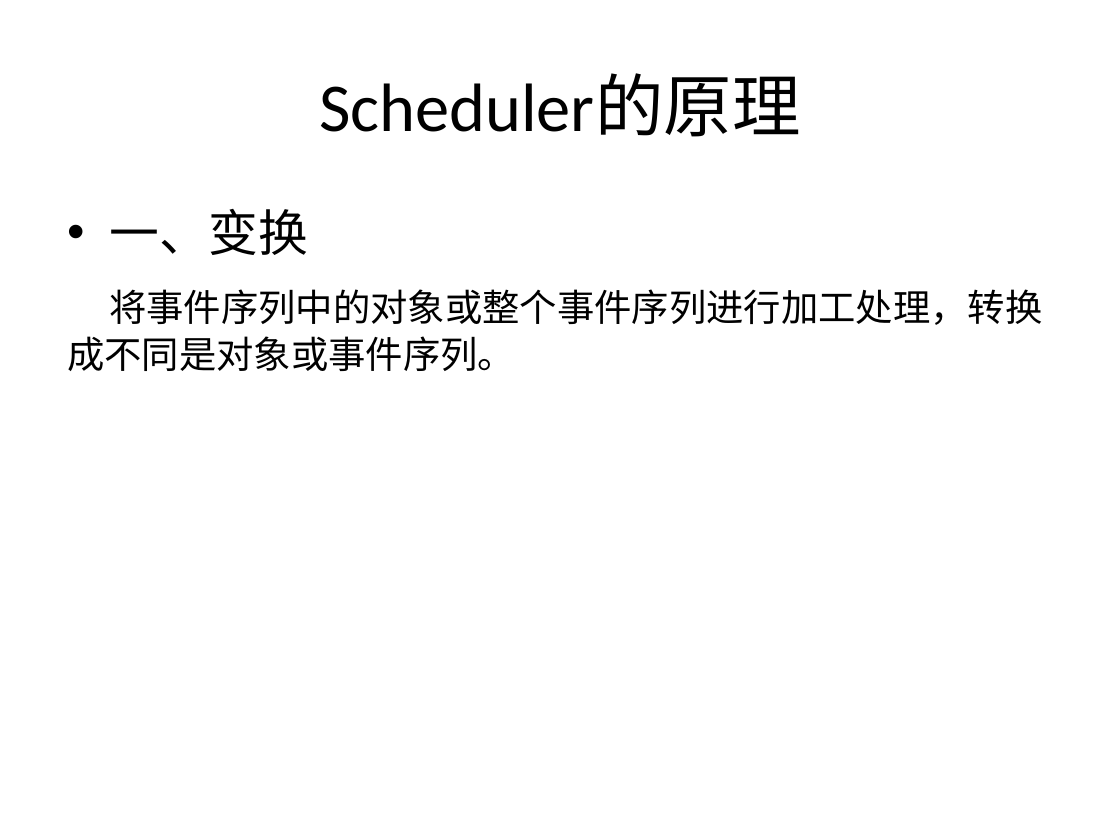
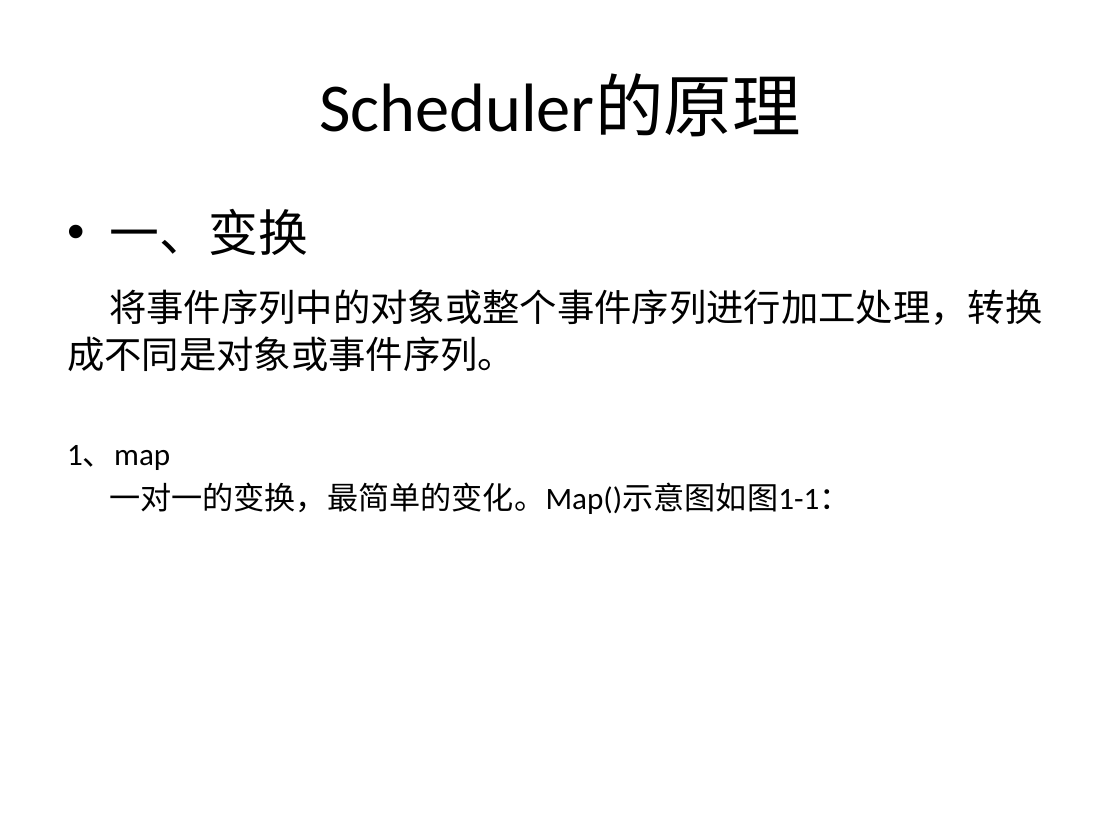
Before and after one commit to YongHuiLuo/TinyEasyView, a slide deck: slide 10 of RxJava 简介.pptx (slide 9 before the commit). Drawn at 1120x840 pixels with LibreOffice and Linux fonts; fonts in the diff are those of the drawing. Boxes give left, top, right and bottom in pixels: in the first picture for what was removed or moved away, otherwise in the second. Text is boxed around its words. In the diff, an @@ line names an element or a change of style, - is before the commit and + after.

```diff
--- a/RxJava 简介.pptx
+++ b/RxJava 简介.pptx
@@ text at <box>67,445,850,514</box>: paragraphs added @@
+1、map
+一对一的变换，最简单的变化。Map()示意图如图1-1：
```
Also in this commit, not shown: 1 other slide changed, 4 slides added, 6 other files.
